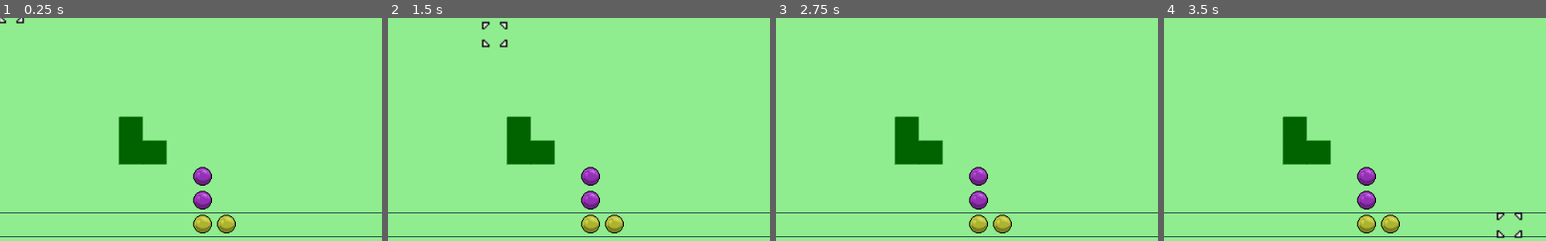
Above: before the commit, frames 1-4 (left to right).
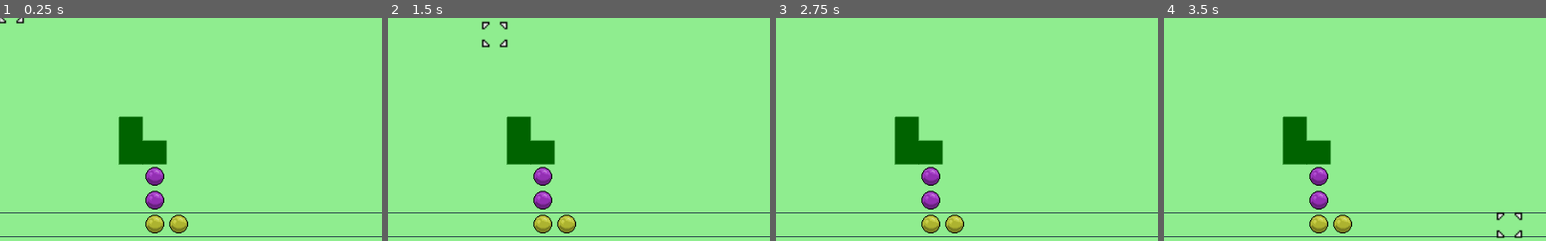
Above: after the commit, the same moments.

Repository: DaveRendell/gridcursor
Game: Godot game, scene res://SquareGrid.tscn
Two runs of this game, one before a commit and one after it. Both use one fixed random seed, a clock stepped at 60 frames per second and the inputs below.
Inputs (mouse positions are % of the whole screen's width and height, from its top left):
- Up to frame 1 (0.25 s): no input
- Up to frame 2 (1.5 s): tap Enter (ui_accept) at 0.5, 0.77 s; move the mouse to (72, 45) at 0.52 s; hold Right (ui_right) 0.53-1.28 s; click (72, 45) at 0.67 s; move the mouse to (30, 55) at 1.27 s; hold Down (ui_down) from 1.28 s (still down)
- Up to frame 3 (2.75 s): tap Enter (ui_accept) at 1.52 s; move the mouse to (60, 28) at 2.02 s; release Down (ui_down) at 2.03 s; hold Right (ui_right) from 2.03 s (still down)
- Up to frame 4 (3.5 s): tap Enter (ui_accept) at 2.75, 3.02 s; move the mouse to (45, 70) at 2.77 s; release Right (ui_right) at 2.78 s; hold Up (ui_up) from 2.78 s (still down); click (45, 70) at 2.92 s
The pictures show only the part of the screen within x 0-50%, y 4-54%; the shares and areas given below are measured in that part.

The runs differ from the first frame. In frame 1, 2.7% of the frame differs, in the area x 38-62%, y 66-97%; in frame 2, 2.7%; in frame 3, 2.7%; in frame 4, 2.7%.

Commit message:
Account for terrain based movement cost

Diff:
--- a/Grid.gd
+++ b/Grid.gd
@@ -8,6 +8,8 @@
 
 var terrain_grid: Array
 var highlights: Array = []
+
+var terrain_types = []
 
 # Cursor properties
 export var active = true
@@ -27,13 +29,15 @@
 
 # Called when the node enters the scene tree for the first time.
 func _ready():
+	var file = File.new()
+	file.open("res://terrain.json", File.READ)
+	terrain_types = parse_json(file.get_as_text())
 
 	terrain_grid = empty_grid(0)
 	terrain_grid[5][5] = 2
 	terrain_grid[5][6] = 2
 	terrain_grid[6][6] = 2
 
-	draw_colored_polygon(cell_corners(5, 5), Color.purple)
 	draw_grid()
 	draw_nodes()
 
--- a/Grid.tscn
+++ b/Grid.tscn
@@ -24,6 +24,7 @@
 scale = Vector2( 2, 2 )
 z_index = 5
 frames = SubResource( 2 )
+frame = 1
 playing = true
 offset = Vector2( 7, 7 )
 
--- a/HexGrid.tscn
+++ b/HexGrid.tscn
@@ -12,6 +12,7 @@
 color = Color( 1, 1, 1, 0.513726 )
 
 [node name="Unit" parent="GridNodes" index="0" instance=ExtResource( 3 )]
+movement_type = "foot"
 
 [node name="Highlights" parent="." index="3"]
 show_behind_parent = false
--- a/SquareGrid.tscn
+++ b/SquareGrid.tscn
@@ -10,23 +10,20 @@
 [node name="Background" parent="." index="0"]
 show_behind_parent = true
 
-[node name="Cursor" parent="." index="1"]
-frame = 1
-
 [node name="Unit" parent="GridNodes" index="0" instance=ExtResource( 4 )]
-x = 8
+x = 6
 y = 8
 
 [node name="Unit2" parent="GridNodes" index="1" instance=ExtResource( 4 )]
-x = 8
+x = 6
 y = 9
 team = 1
 
 [node name="Unit3" parent="GridNodes" index="2" instance=ExtResource( 4 )]
-x = 9
+x = 7
 y = 9
 team = 1
 
 [node name="Unit4" parent="GridNodes" index="3" instance=ExtResource( 4 )]
-x = 8
+x = 6
 y = 7
--- a/Unit.gd
+++ b/Unit.gd
@@ -1,6 +1,7 @@
 extends "res://GridNode.gd"
 
 export var movement = 6
+export var movement_type = "foot"
 export var team = 0
 
 func _ready():
@@ -62,7 +63,9 @@
 				var a_x = a[0]
 				var a_y = a[1]
 				# TODO update with terrain based movement cost
-				var a_remain = u_remain - 1
+				var a_terrain = grid.terrain_grid[a_x][a_y]
+				var a_cost = grid.terrain_types[a_terrain]["movement"][movement_type]
+				var a_remain = u_remain - a_cost
 				var has_movement = a_remain > remaining_movement[a_x][a_y]
 				var a_node = node_array[a_x][a_y]
 				var enemy_node = (a_node != null) and (a_node.team != team)
--- a/Unit.tscn
+++ b/Unit.tscn
@@ -21,6 +21,7 @@
 [node name="Unit" instance=ExtResource( 1 )]
 script = ExtResource( 2 )
 movement = 6
+movement_type = "foot"
 team = 0
 
 [node name="AnimatedSprite" type="AnimatedSprite" parent="." index="0"]
